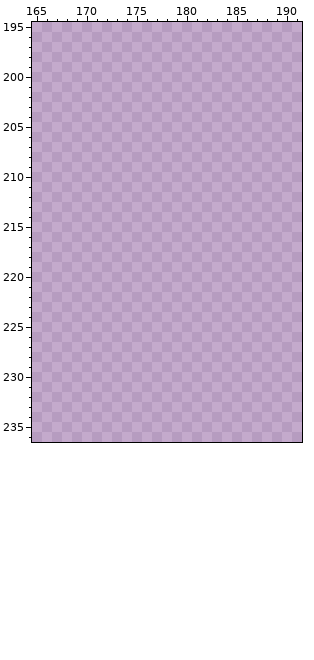
Edited in one commit: pixel-art file (ref/stuccoHouse.ase). Above is the file before it was changed.
256x256 pixels, 1 frame. Colours within 5 levels of each other are drawn and written as one. Shown: x 165..191, y 195..236. The commit also changed other parts of the picture, which this record leaves out.
Once edited:
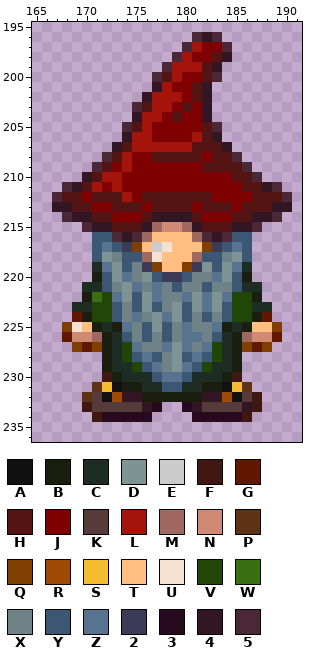
Palette (. is transparent): A #111111  B #191e0f  C #1e2d23  D #7e9494  E #cccccc  F #401811  G #621800  H #551414  J #7f0000  K #573b3b  L #a5140a  M #a0695f  N #d08a74  P #5f3214  Q #7f3f00  R #a04b05  S #f6bd31  T #ffbf81  U #f5e1d2  V #204608  W #3c6e14  X #6e8287  Y #3b5773  Z #57738f  2 #3b3b57  3 #280a1e  4 #321623  5 #4b2837
Edits made:
layer "ref" now shown
Changed rows in their new state; - is an unchanged pixel.
Layer "ref":
first column x 167:
196 --------------545-------
197 -------------5LJJ5------
198 ------------5LJJH4------
199 -----------5LLLH4-------
200 ----------5HLJJH5-------
201 ----------4LJJH4--------
202 ---------4LLLJH4--------
203 --------5HLLJHJ4--------
204 --------4LLJHJJ4--------
205 -------5HLJJJJJH5-------
206 -------4LLJJJJLH4-------
207 ------4HLLLLLLHHH4------
208 -----5HLJJHHHHHJHH5-----
209 ----5HJLJJJJJJJHHHH5----
210 ---4HLLJJJJJJJJJJJHH5---
211 -54HLJLJJJJJJJJJJJJHH45-
212 5HHJHHHLJHHHHHHHJJJJHHH5
213 44HHJJHHHJHHHHJHHHJHHH44
214 -544HHJJJH4444HJJJHH445-
215 ---544HHH4MNNM4HHH445---
216 ----YY545MTTTTM545YY----
217 ----YZY2QTEUTTTQ2YZY----
218 ----YDXYYMUTTTMYYXDY----
219 ----CZDYX2QTTQ2DYDZC----
220 ----BYDZXDY22YXXZDYB----
221 ---CCYXDZXZXYXXYXXYCC---
222 ---BWVZDYDZXXZDZDZVVB---
223 --CCVVYXYDYXDYDZDYVVCC--
224 --GBVVYXZXDZDYXYXYVVBG--
225 -QUTBCBZXYDYXZXXZBCBTTQ-
226 -GNNMBCYXYXYXZZXYCBMNNG-
227 --QGQBCVZXXZDZXZVCBQGQ--
228 -----BCVYZYXDYZYVCB-----
229 -----BCCVYZXDZYVCCB-----
230 -----FBCCCYZZYCCCBF-----
231 ----PSABBCCYYCCBBASP----
232 ---PKAR44BBBBBB44RAKF---
233 ---FKKKKK43--34KKKK4F---
234 ----F33333----33333F----
Where, in picture pixels (left, top, right, bottom), the same in both pictures:
added: (52, 32, 292, 422)
